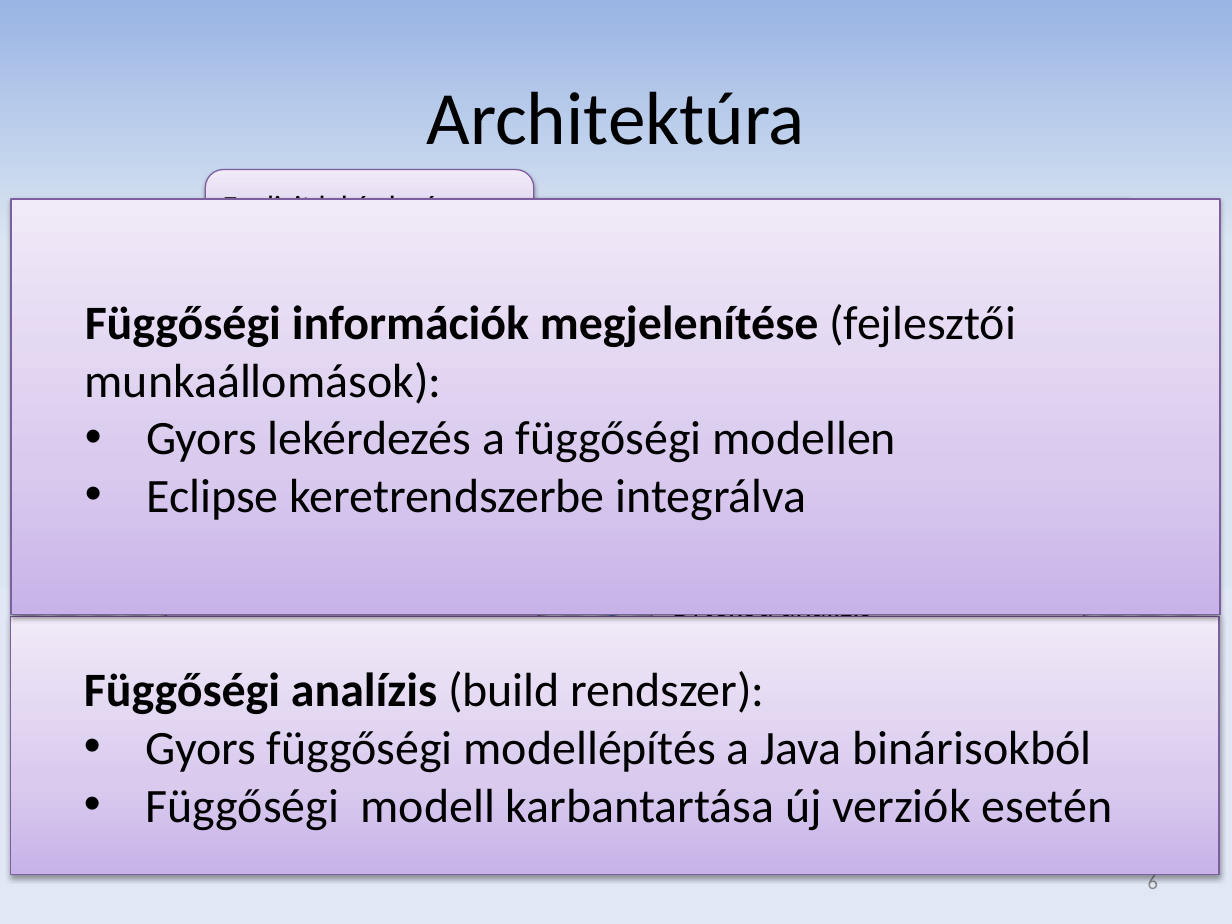
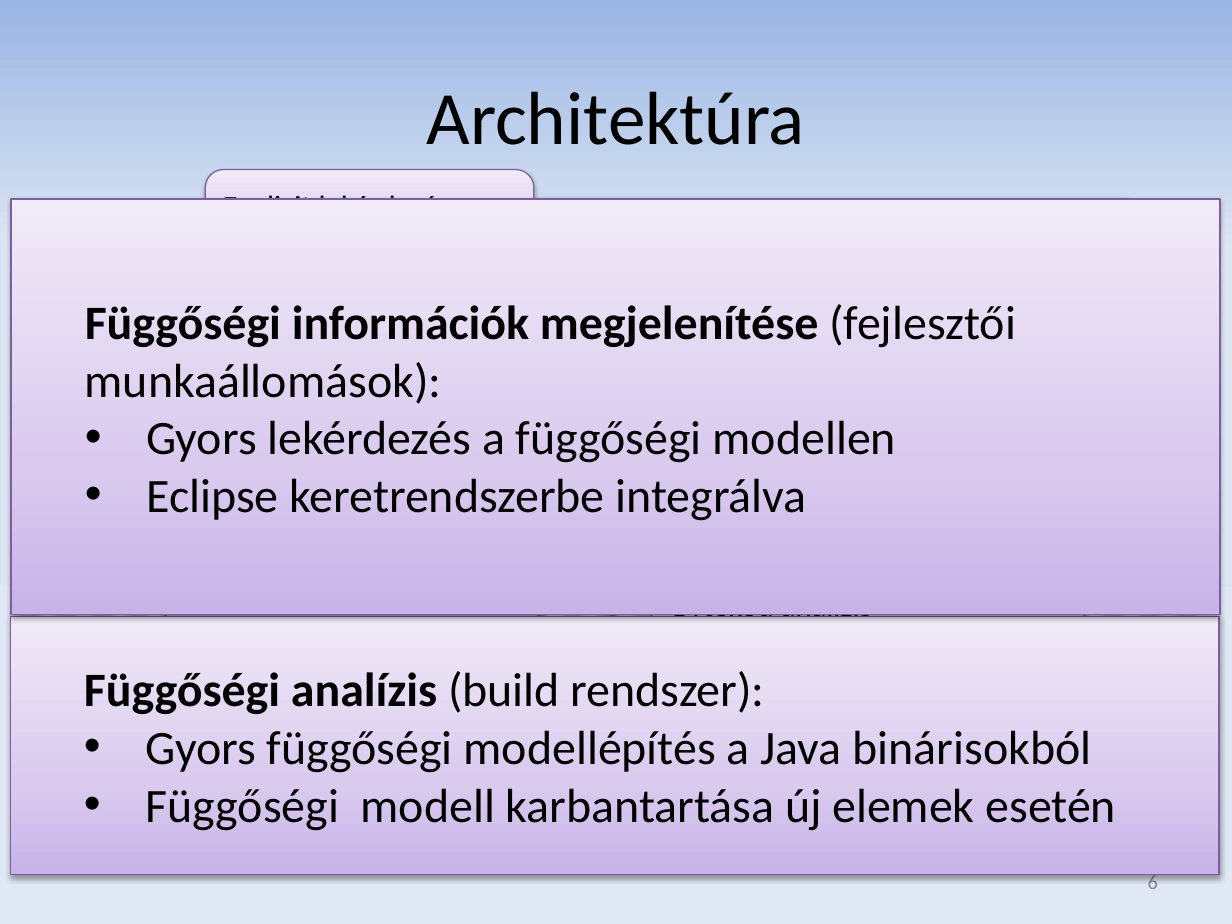
Before and after one commit to donat/incquery-deps, a slide deck: slide 6 of incquery-deps-thesis/presentation/zv_csikos_donat.pptx. Drawn at 1232x924 pixels with LibreOffice and Linux fonts; fonts in the diff are those of the drawing; grey boxes stand for pictures. Boxes give left, top, right and bottom in pixels: in the first picture for what was removed or moved away, otherwise in the second. Text is boxed around its words. In the diff, an @@ line names an element or a change of style, - is before the commit and + after.

```diff
--- a/incquery-deps-thesis/presentation/zv_csikos_donat.pptx
+++ b/incquery-deps-thesis/presentation/zv_csikos_donat.pptx
@@ text in rectangle at (146, 788, 1117, 831): text changed @@
-  • Függőségi modell karbantartása új verziók esetén
+  • Függőségi modell karbantartása új elemek esetén
```
Also in this commit, not shown: 5 other slides changed.
